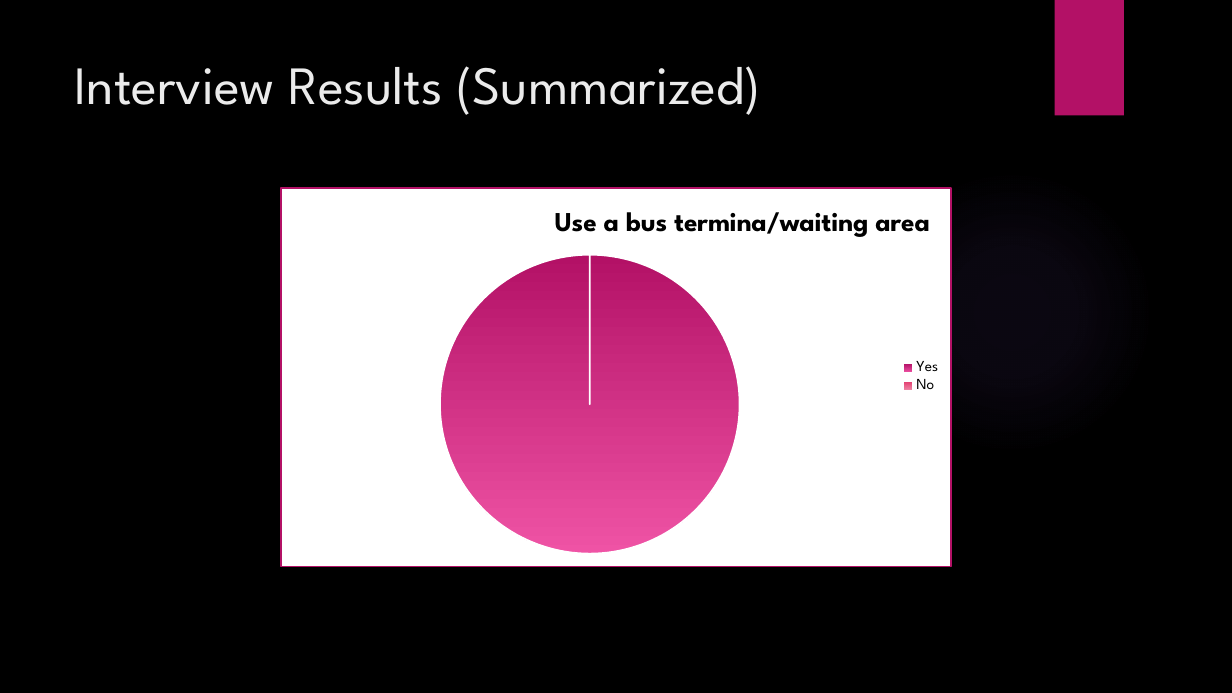
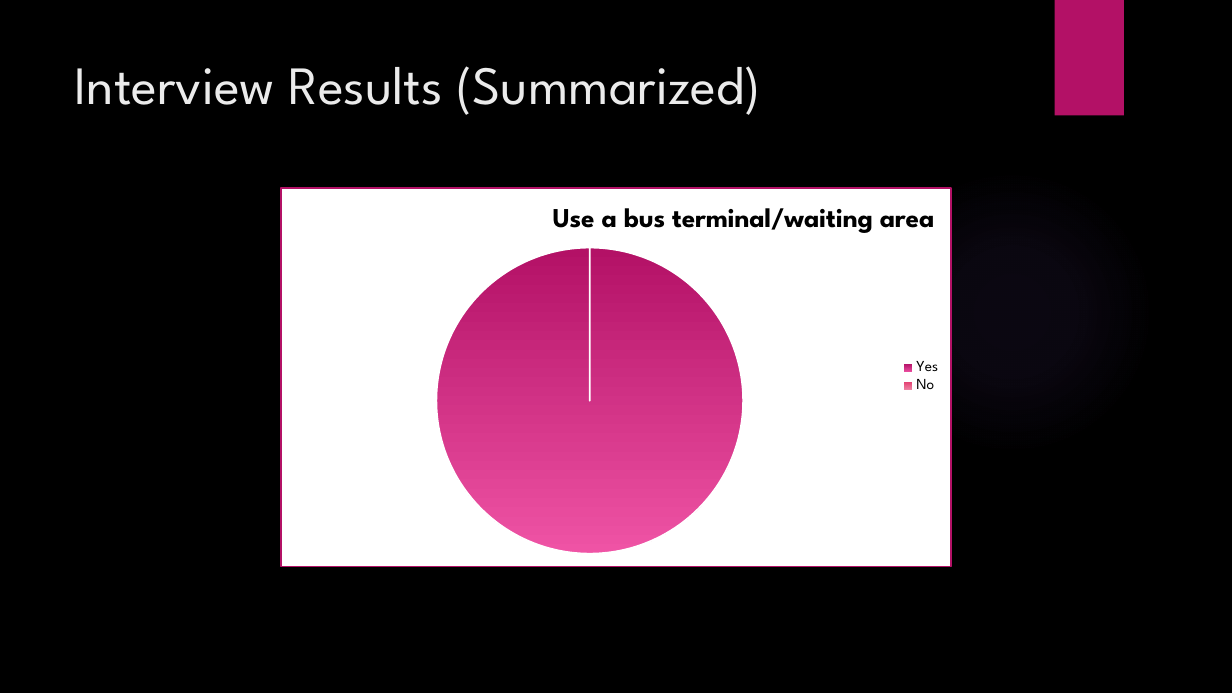
Before and after one commit to alpineda1/userdesMI182-A1-imbuada-alpineda1, a slide deck: slide 11 of Needfinding.pptx. Drawn at 1232x693 pixels with LibreOffice and Linux fonts; fonts in the diff are those of the drawing; background and template pictures are left out. Boxes give left, top, right and bottom in pixels: in the first picture for what was removed or moved away, otherwise in the second. Text is boxed around its words. In the diff, an @@ line names an element or a change of style, - is before the commit and + after.

```diff
--- a/Needfinding.pptx
+++ b/Needfinding.pptx
@@ pie chart at (x1=280, y1=188, x2=952, y2=567) @@
@@ title "Use a bus termina/waiting area " to "Use a bus terminal/waiting area " @@
```
